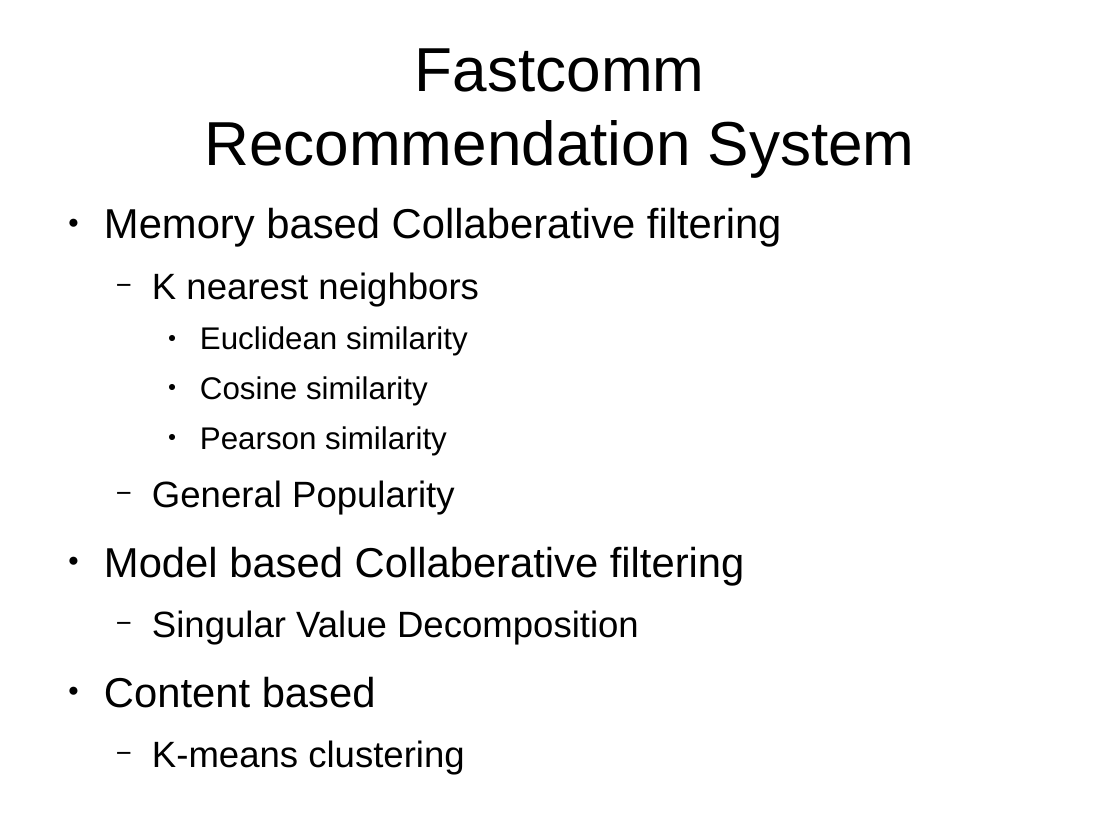
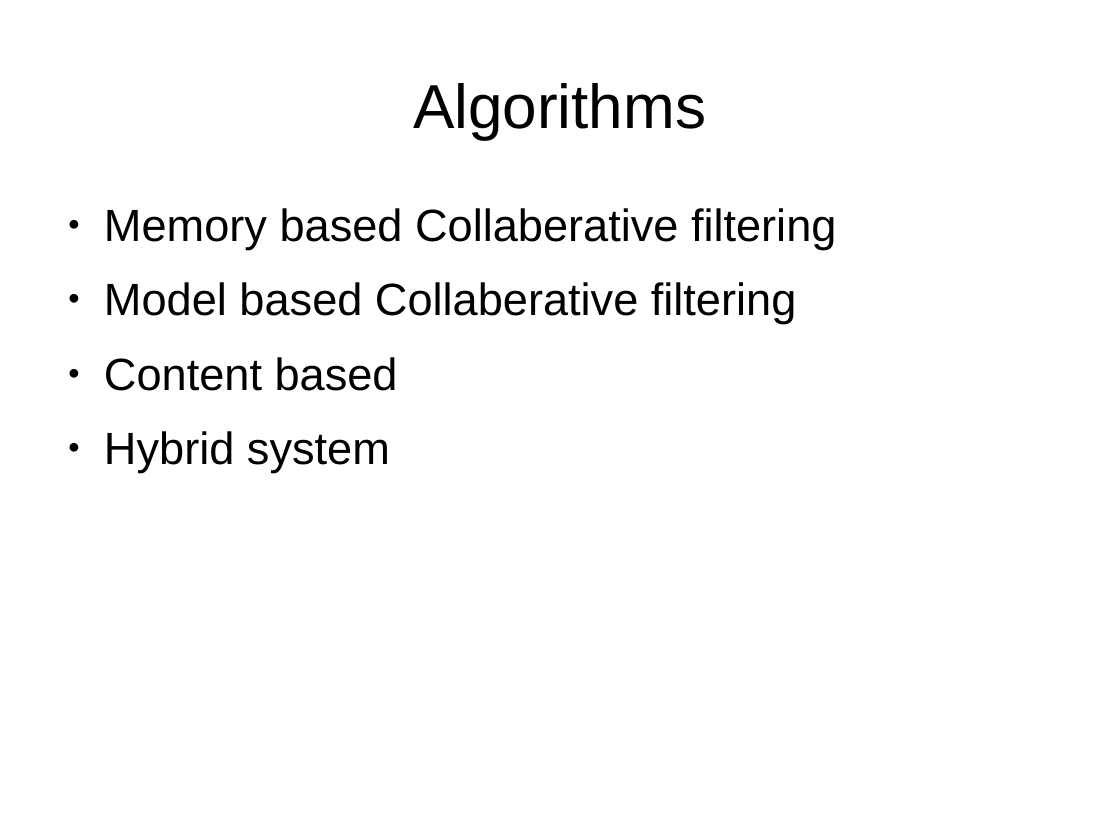
Before and after one commit to DriesSmit/Recommendation-System, a slide deck: slide 4 of Presentation.odp (slide 2 before the commit). Drawn at 1120x840 pixels with LibreOffice and Linux fonts; fonts in the diff are those of the drawing. Boxes give left, top, right and bottom in pixels: in the first picture for what was removed or moved away, otherwise in the second. Text is boxed around its words. In the diff, an @@ line names an element or a change of style, - is before the commit and + after.

Commit message:
Working on presentation.

```diff
--- a/Presentation.odp
+++ b/Presentation.odp
@@ title at box(413, 83, 706, 139): text changed @@
-Fastcomm
-Recommendation System
+Algorithms
@@ text at box(104, 208, 836, 391): size 29.6 to 32 pt in "Memory based Collaberative filtering", "Model based Collaberative filtering", "Content based" @@
@@ text at box(152, 326, 468, 515): paragraphs removed @@
-  − K nearest neighbors
-    ● Euclidean similarity
-    ● Cosine similarity
-    ● Pearson similarity
-  − General Popularity
@@ text at box(104, 431, 390, 472): text changed; size 25.9 to 32 pt @@
-  − K-means clustering
+● Hybrid system
@@ text at box(152, 610, 639, 645): paragraph removed @@
-  − Singular Value Decomposition
```
Also in this commit, not shown: 2 other slides changed, 11 slides added, 1 other file.
